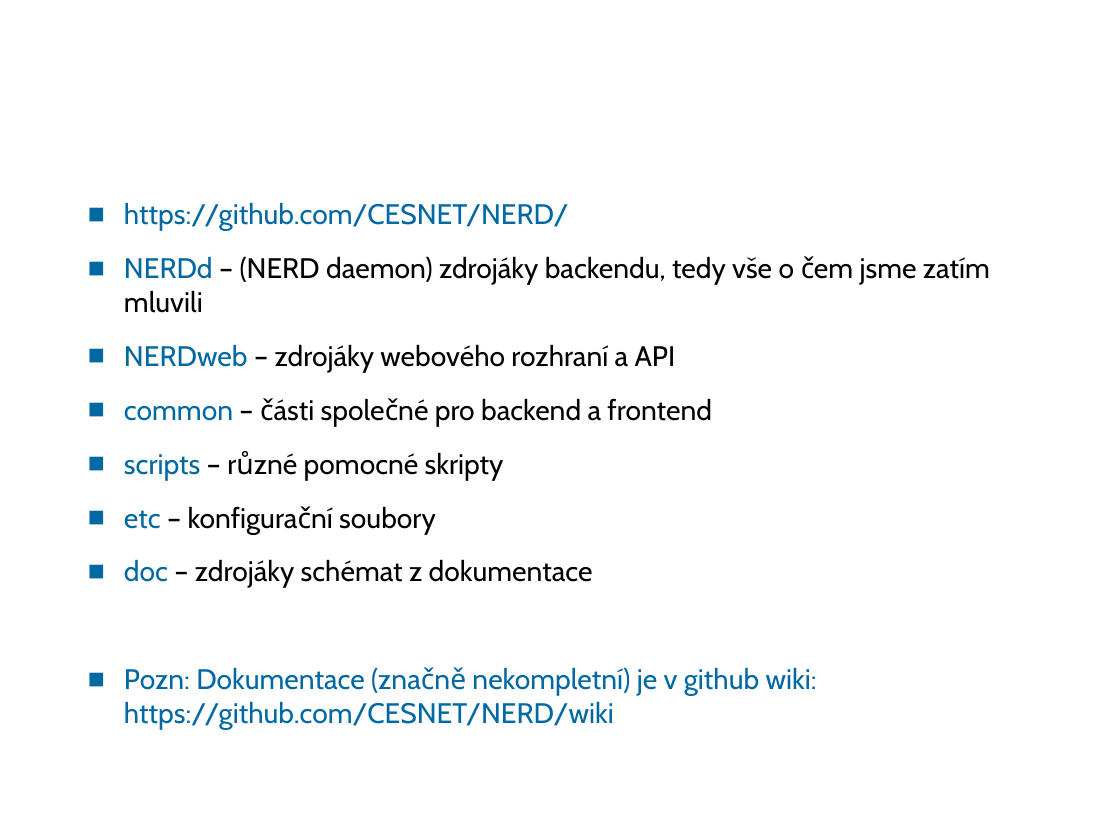
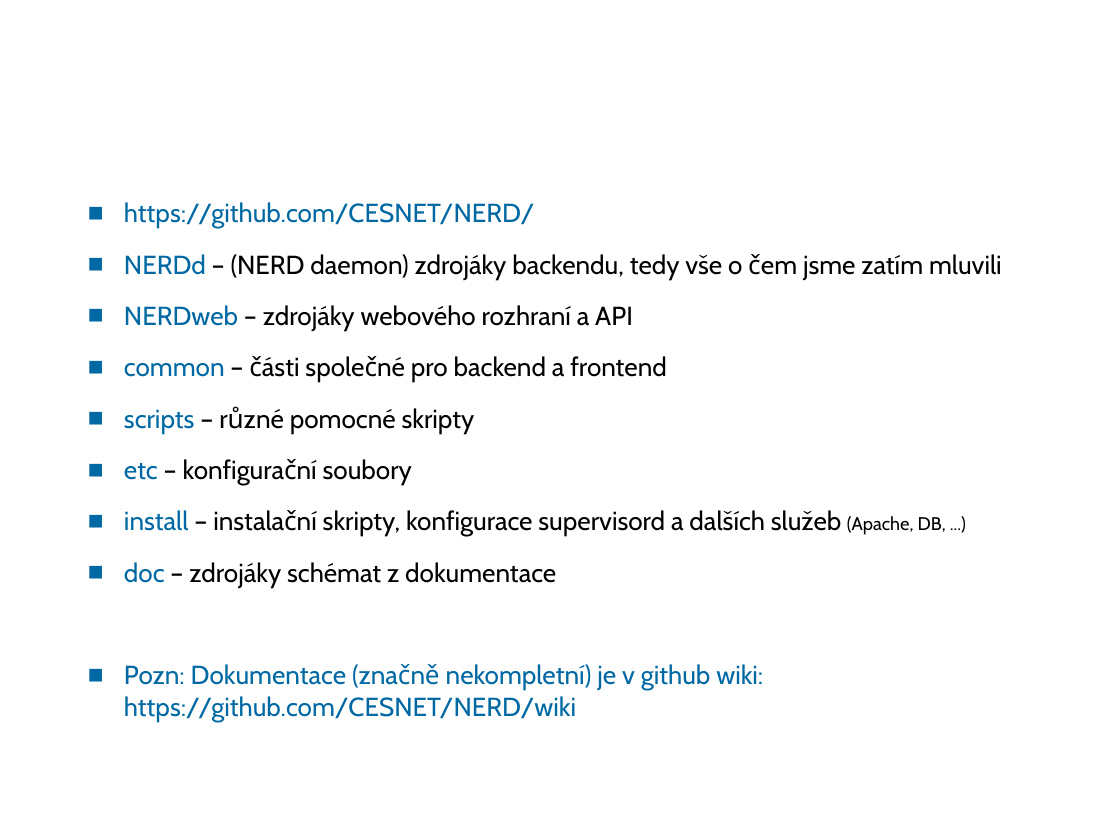
Before and after one commit to CESNET/NERD, a slide deck: slide 32 of doc/NERD_intro_for_developers_(CZ).odp (slide 24 before the commit). Drawn at 1120x840 pixels with LibreOffice and Linux fonts; fonts in the diff are those of the drawing; background and template pictures are left out. Boxes give left, top, right and bottom in pixels: in the first picture for what was removed or moved away, otherwise in the second. Text is boxed around its words. In the diff, an @@ line names an element or a change of style, - is before the commit and + after.

```diff
--- a/doc/NERD_intro_for_developers_(CZ).odp
+++ b/doc/NERD_intro_for_developers_(CZ).odp
@@ text at <box>124,202,1002,722</box>: size 20 to 18.5 pt in "https://github.com/CESNET/NERD/", "NERDd – (NERD daemon) zdrojáky backendu, tedy ...", "NERDweb – zdrojáky webového rozhraní a API", "common – části společné pro backend a ..." and 4 more places @@
@@ text at <box>124,510,946,537</box>: paragraph added @@
+■ install – instalační skripty, konfigurace supervisord a dalších služeb (Apache, DB, ...)
```
Also in this commit, not shown: 11 other slides changed, 11 slides added, 10 slides removed, 1 other file.
